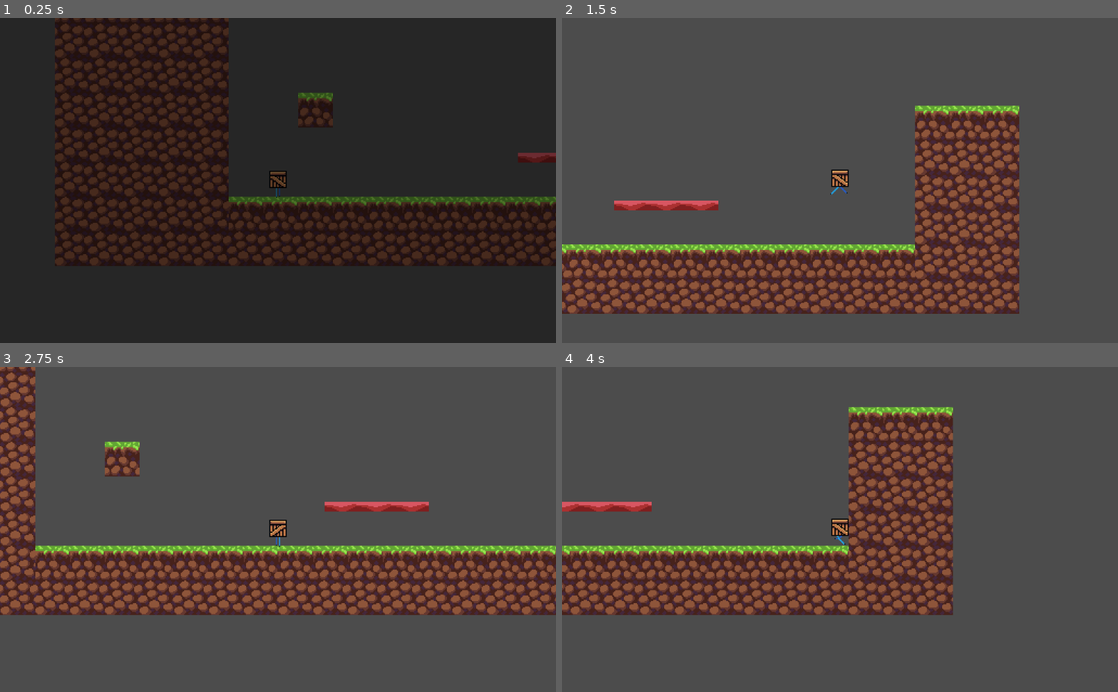
Above: before the commit, frames 1-4 (two rows, left to right).
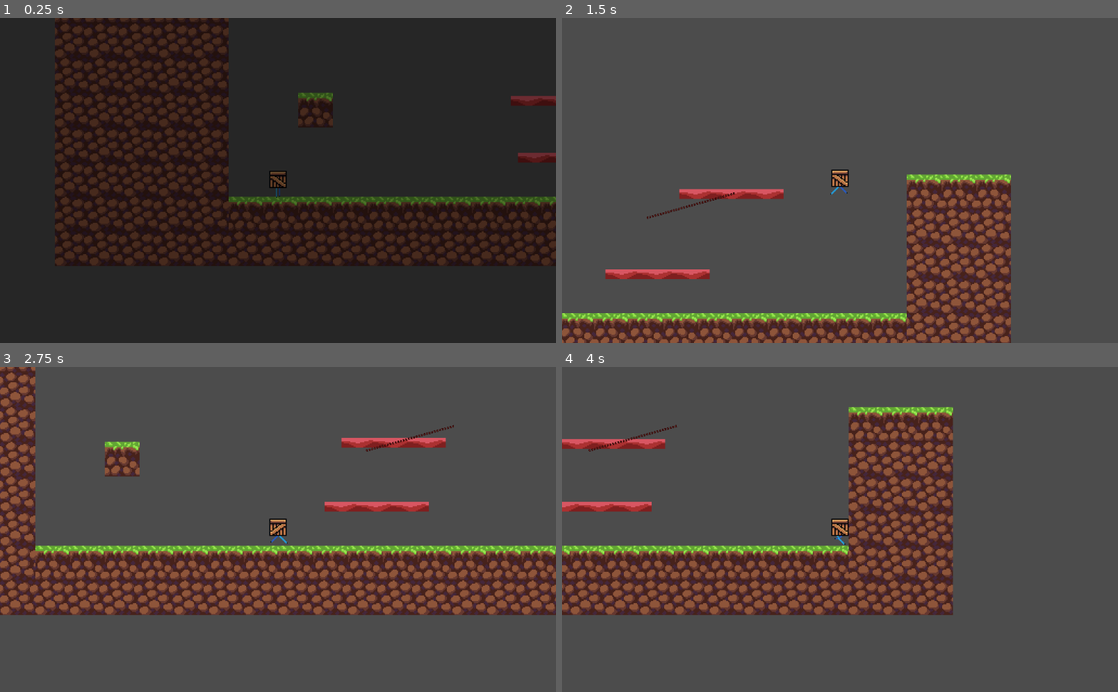
Above: after the commit, the same moments.

Repository: SuddenlyNothing/Escape
Game: Godot game, scene res://GameScenes/TestScene.tscn
Two runs of this game, one before a commit and one after it. Both use one fixed random seed, a clock stepped at 60 frames per second and the inputs below.
Inputs:
- Up to frame 1 (0.25 s): no input
- Up to frame 2 (1.5 s): hold D (move_right) from 0.53 s (still down); tap Space (jump) at 0.77 s
- Up to frame 3 (2.75 s): tap Space (jump) at 1.52 s; release D (move_right) at 2.03 s; hold A (move_left) from 2.03 s (still down)
- Up to frame 4 (4 s): release A (move_left) at 2.78 s; hold D (move_right) from 2.78 s (still down); tap Space (jump) at 3.02, 3.77 s

The runs differ from the first frame. In frame 1, 0.2% of the frame differs, in the area x 91-100%, y 23-27%; in frame 2, 32%, in the area x 0-83%, y 26-100%; in frame 3, 0.8%; in frame 4, 0.6%.

Commit message:
Add MovingPlatform

Diff:
--- a/PlatformerGodot/GameScenes/TestScene.tscn
+++ b/PlatformerGodot/GameScenes/TestScene.tscn
@@ -1,10 +1,11 @@
-[gd_scene load_steps=6 format=2]
+[gd_scene load_steps=7 format=2]
 
 [ext_resource path="res://Terrain/TileMap.tscn" type="PackedScene" id=1]
 [ext_resource path="res://Characters/Player/Player.tscn" type="PackedScene" id=2]
 [ext_resource path="res://Objects/Portal.tscn" type="PackedScene" id=3]
 [ext_resource path="res://UI/FadeIn.tscn" type="PackedScene" id=4]
 [ext_resource path="res://Objects/Platform.tscn" type="PackedScene" id=5]
+[ext_resource path="res://Objects/MovingPlatform.tscn" type="PackedScene" id=6]
 
 [node name="TestScene" type="Node2D"]
 
@@ -24,3 +25,7 @@
 
 [node name="Platform" parent="." instance=ExtResource( 5 )]
 position = Vector2( 314.659, -67.9917 )
+
+[node name="MovingPlatform" parent="." instance=ExtResource( 6 )]
+position = Vector2( 304.118, -119.644 )
+points = PoolVector2Array( 0, 0, 81.372, -22.818 )
--- /dev/null
+++ b/PlatformerGodot/Objects/MovingPlatform.gd
@@ -0,0 +1,18 @@
+extends Line2D
+
+onready var platform := $Platform
+onready var t := $Tween
+
+export(int) var speed := 10
+
+func _ready():
+	init_tween()
+
+func init_tween():
+	var end_point := get_point_position(1)
+	var duration = platform.position.distance_to(end_point)/speed
+	t.interpolate_property(platform, "position", platform.position, end_point, duration,
+		Tween.TRANS_SINE, Tween.EASE_IN_OUT)
+	t.interpolate_property(platform, "position", end_point, platform.position, duration,
+		Tween.TRANS_SINE, Tween.EASE_IN_OUT, duration)
+	t.start()
--- /dev/null
+++ b/PlatformerGodot/Objects/MovingPlatform.tscn
@@ -0,0 +1,24 @@
+[gd_scene load_steps=4 format=2]
+
+[ext_resource path="res://Objects/Platform.tscn" type="PackedScene" id=1]
+[ext_resource path="res://Objects/MovingPlatform.gd" type="Script" id=2]
+[ext_resource path="res://Assets/Objects/PlatformLine.png" type="Texture" id=3]
+
+[node name="MovingPlatform" type="Line2D"]
+points = PoolVector2Array( 0, 0, 107.094, -23.342 )
+width = 2.0
+default_color = Color( 1, 1, 1, 1 )
+texture = ExtResource( 3 )
+texture_mode = 1
+script = ExtResource( 2 )
+speed = 50
+
+[node name="Platform" parent="." instance=ExtResource( 1 )]
+show_behind_parent = true
+
+[node name="Tween" type="Tween" parent="."]
+repeat = true
+playback_process_mode = 0
+playback/repeat = true
+
+[editable path="Platform"]
--- a/PlatformerGodot/Objects/Platform.tscn
+++ b/PlatformerGodot/Objects/Platform.tscn
@@ -5,14 +5,12 @@
 [sub_resource type="RectangleShape2D" id=1]
 extents = Vector2( 48, 4.5 )
 
-[node name="Platform" type="Node2D"]
-
-[node name="KinematicBody2D" type="KinematicBody2D" parent="."]
+[node name="Platform" type="KinematicBody2D"]
 motion/sync_to_physics = true
-
-[node name="CollisionShape2D" type="CollisionShape2D" parent="KinematicBody2D"]
-shape = SubResource( 1 )
-one_way_collision = true
 
 [node name="Sprite" type="Sprite" parent="."]
 texture = ExtResource( 1 )
+
+[node name="CollisionShape2D" type="CollisionShape2D" parent="."]
+shape = SubResource( 1 )
+one_way_collision = true
Binary file added: PlatformerGodot/Assets/Objects/PlatformLine.png
Not shown, added: PlatformerGodot/Assets/Objects/PlatformLine.png.import
